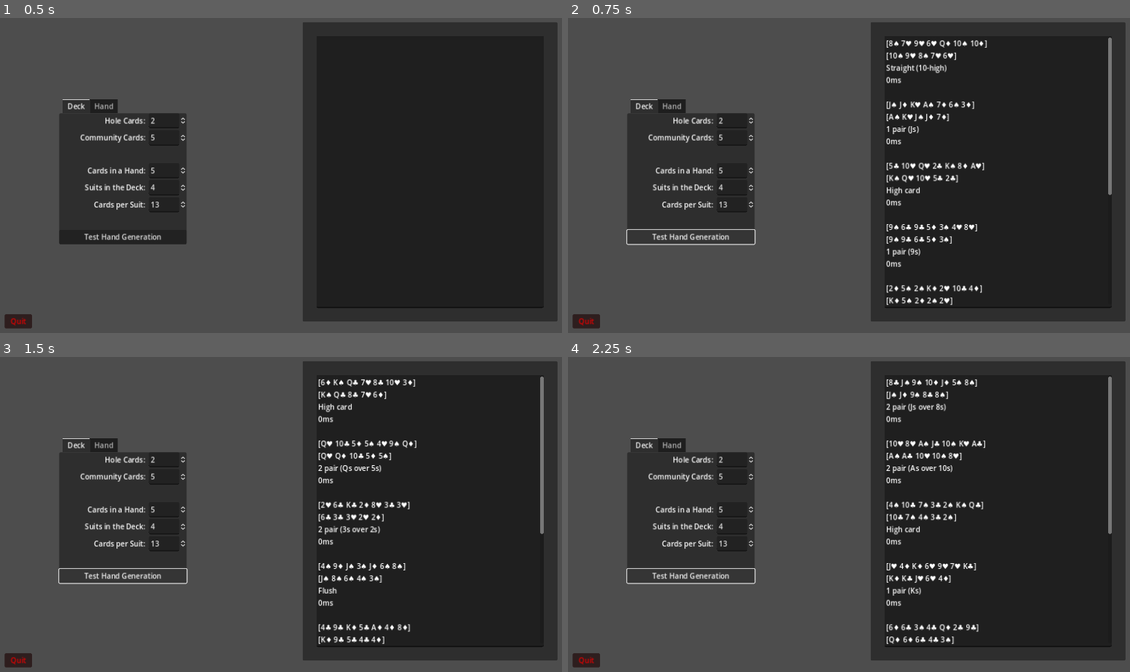
Above: before the commit, frames 1-4 (two rows, left to right).
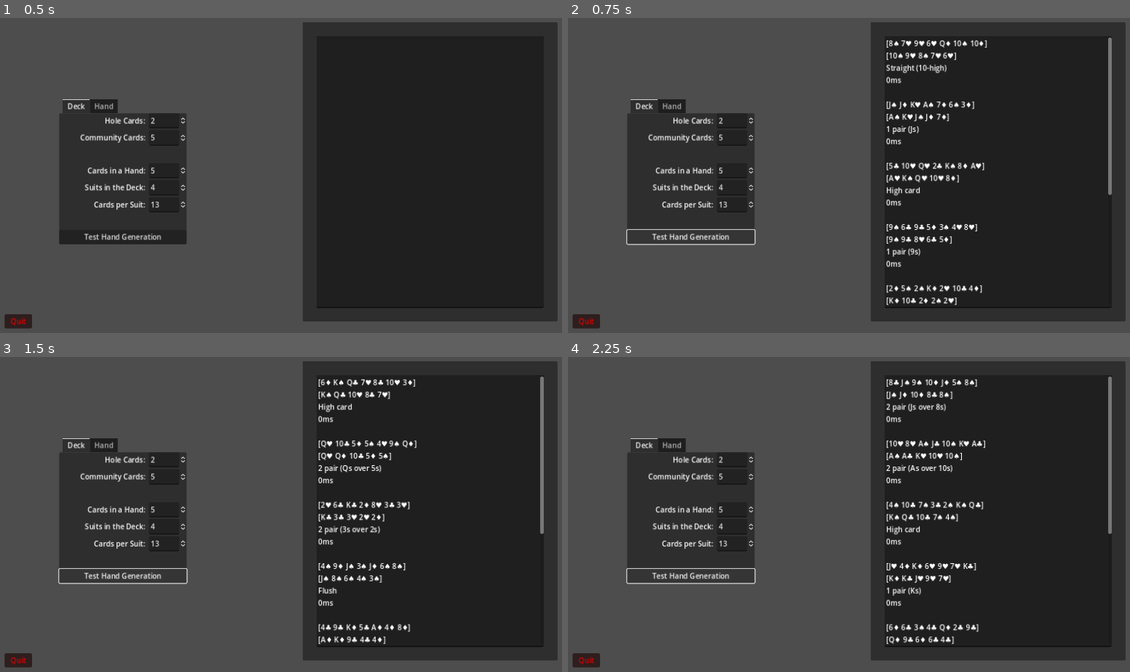
Above: after the commit, the same moments.

Repository: rwilson02/Poker-Party
Game: Godot game, scene res://scenes/debug/test_hands.tscn
Two runs of this game, one before a commit and one after it. Both use one fixed random seed, a clock stepped at 60 frames per second and the inputs below. This scene is started directly instead of the project's main scene.
Inputs:
- Up to frame 1 (0.5 s): no input
- Up to frame 2 (0.75 s): click "Test Hand Generation" at 0.5 s
- Up to frame 3 (1.5 s): click "Test Hand Generation" at 1.25 s
- Up to frame 4 (2.25 s): click "Test Hand Generation" at 2 s

Frame 1 is identical in both runs. In frame 2, 0.3% of the frame differs, in the area x 56-70%, y 49-92%; in frame 3, 0.3%; in frame 4, 0.5%, in the area x 57-71%, y 10-91%.
Error before the commit: Invalid type in function 'get_value' in base 'Node (rules.gd)'. Cannot convert argument 1 from Nil to int. (res://scripts/hand.gd:153)

Commit message:
fixes for hand eval/reporting
- actually handle hands w/kickers v w/o
- ace-low straights have the ace at the back when reported

Diff:
--- a/scripts/hand.gd
+++ b/scripts/hand.gd
@@ -35,7 +35,7 @@
 		[true, var also_flush]:
 			self.kickerA = self.cards.front()
 			if Rules.get_value(self.kickerA) == Rules.RULES["VALS_PER_SUIT"] - 1:
-				if Rules.get_value(self.cards[1]) == 3:
+				if Rules.get_value(self.cards[1]) == Rules.RULES["CARDS_PER_HAND"] - 2:
 					self.kickerA = self.cards[1]
 			self.rank = "SF" if also_flush else "ST"
 		[false, true]:
@@ -198,4 +198,10 @@
 		hand_string += Rules.get_proper_symbol(card)
 		hand_string += " "
 	hand_string[-1] = "]"
+
+	if Rules.get_value(hand.front()) == Rules.RULES["VALS_PER_SUIT"] - 1 \
+		and Rules.get_value(hand[1]) == Rules.RULES["CARDS_PER_HAND"] - 2:
+		var slices = hand_string.split(" ", false, 1)
+		hand_string = "[%s %s]" % [slices[1].left(-1), slices[0].right(2)]
+
 	return hand_string
--- a/scripts/rules.gd
+++ b/scripts/rules.gd
@@ -5,8 +5,8 @@
 func _ready():
 	reset()
 
-func get_value(card: int): return card % RULES["VALS_PER_SUIT"]
-func get_suit(card: int): return card / RULES["VALS_PER_SUIT"]
+func get_value(card): return card % RULES["VALS_PER_SUIT"] if card is int else -1
+func get_suit(card): return card / RULES["VALS_PER_SUIT"] if card is int else -1
 func get_deck_size(): return RULES["SUITS"] * RULES["VALS_PER_SUIT"]
 
 func get_proper_value(card):
